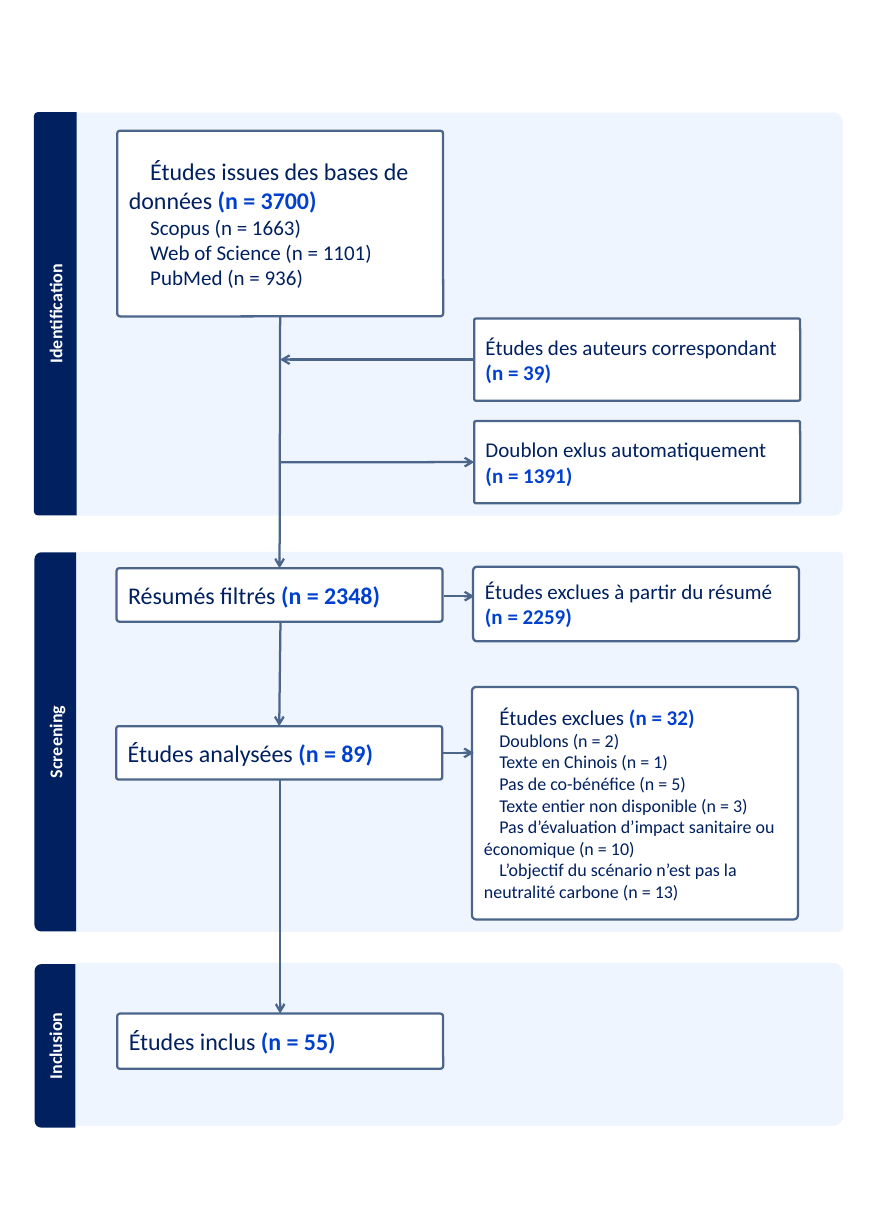
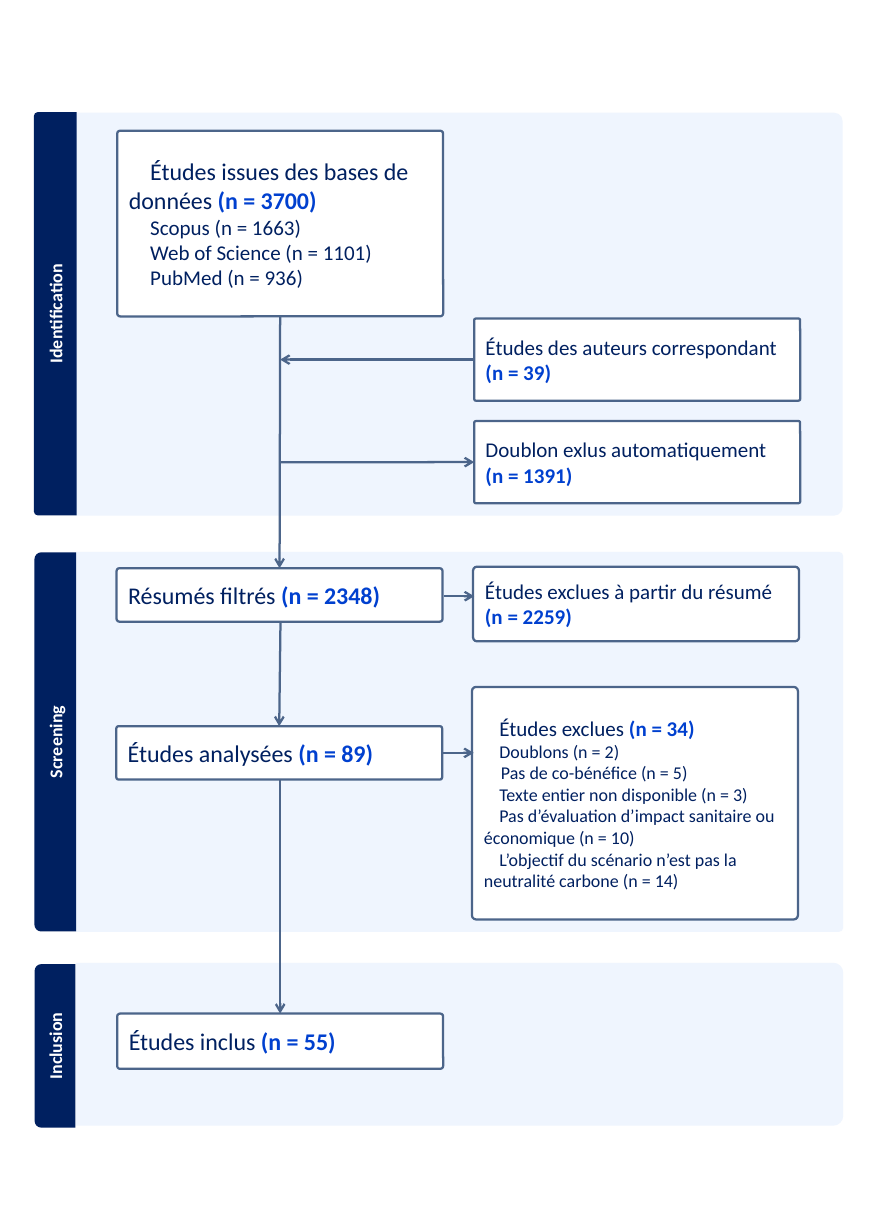
Before and after one commit to LeoMoutet/revue_syst, a slide deck: slide 2 of figures/flow chart.pptx. Drawn at 892x1232 pixels with LibreOffice and Linux fonts; fonts in the diff are those of the drawing. Boxes give left, top, right and bottom in pixels: in the first picture for what was removed or moved away, otherwise in the second. Text is boxed around its words. In the diff, an @@ line names an element or a change of style, - is before the commit and + after.

```diff
--- a/figures/flow chart.pptx
+++ b/figures/flow chart.pptx
@@ text in rounded rectangle at (x1=499, y1=718, x2=695, y2=739): text changed @@
-Études exclues (n = 32)
+Études exclues (n = 34)
@@ text in rounded rectangle at (x1=499, y1=755, x2=668, y2=771): paragraph removed @@
-Texte en Chinois (n = 1)
@@ text in rounded rectangle at (x1=484, y1=853, x2=737, y2=890): text changed @@
-L’objectif du scénario n’est pas la neutralité carbone (n = 13)
+L’objectif du scénario n’est pas la neutralité carbone (n = 14)
```
Also in this commit, not shown: 1 other slide changed, 8 other files.
